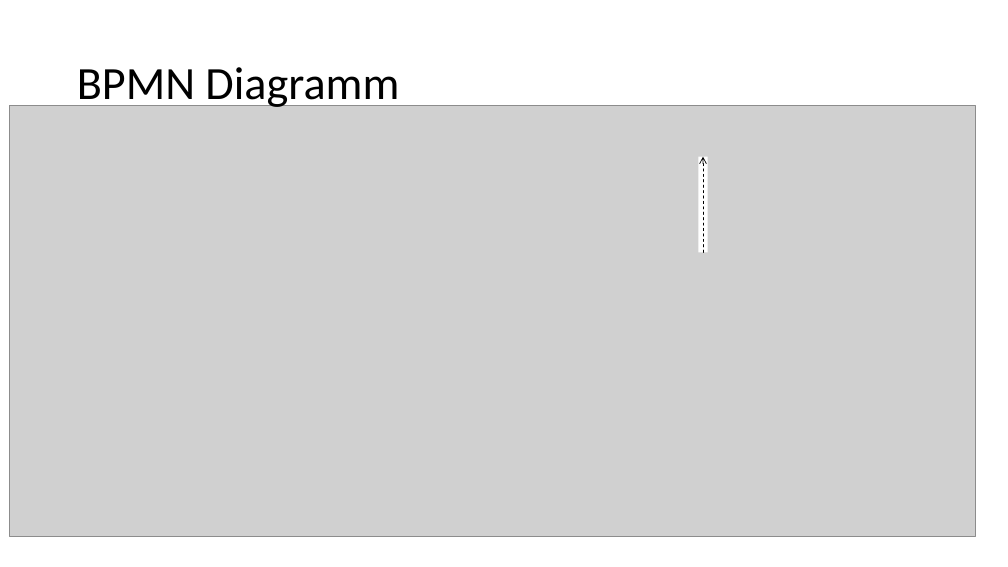
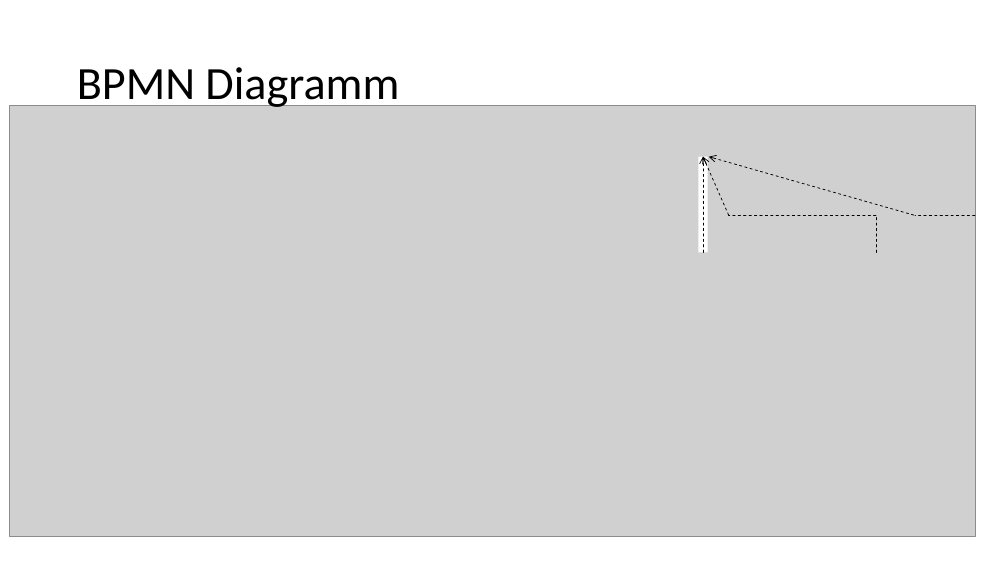
Before and after one commit to albae3333/DigitaleFabrik, a slide deck: slide 6 of Präsentation/Präsentation_Entwurf.pptx. Drawn at 1008x567 pixels with LibreOffice and Linux fonts; fonts in the diff are those of the drawing; grey boxes stand for pictures. Boxes give left, top, right and bottom in pixels: in the first picture for what was removed or moved away, otherwise in the second. Text is boxed around its words. In the diff, an @@ line names an element or a change of style, - is before the commit and + after.

Commit message:
added arrows in BPMN and fixed some spelling

```diff
--- a/Präsentation/Präsentation_Entwurf.pptx
+++ b/Präsentation/Präsentation_Entwurf.pptx
@@ arrow added from (729, 215) to (703, 157), #000000 0.75 pt dashed @@
@@ arrow added from (914, 215) to (709, 157), #000000 0.75 pt dashed @@
@@ line added from (876, 215) to (729, 215), #000000 0.75 pt dashed @@
@@ line added from (876, 253) to (876, 215), #000000 0.75 pt dashed @@
@@ line added from (975, 215) to (915, 215), #000000 0.75 pt dashed @@
```
Also in this commit, not shown: 5 other slides changed.
